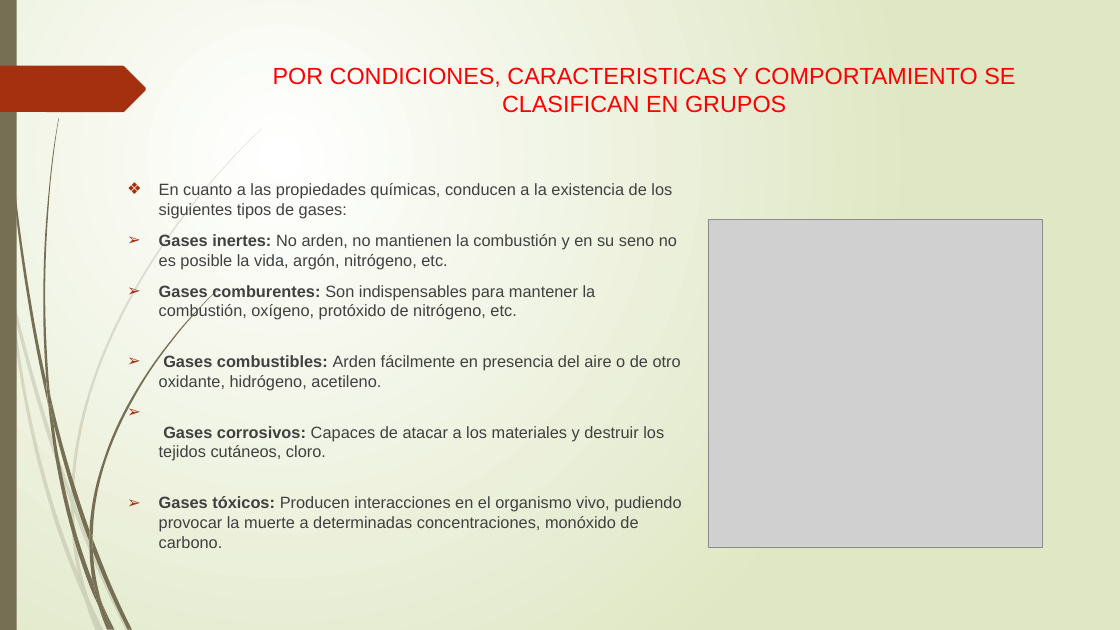
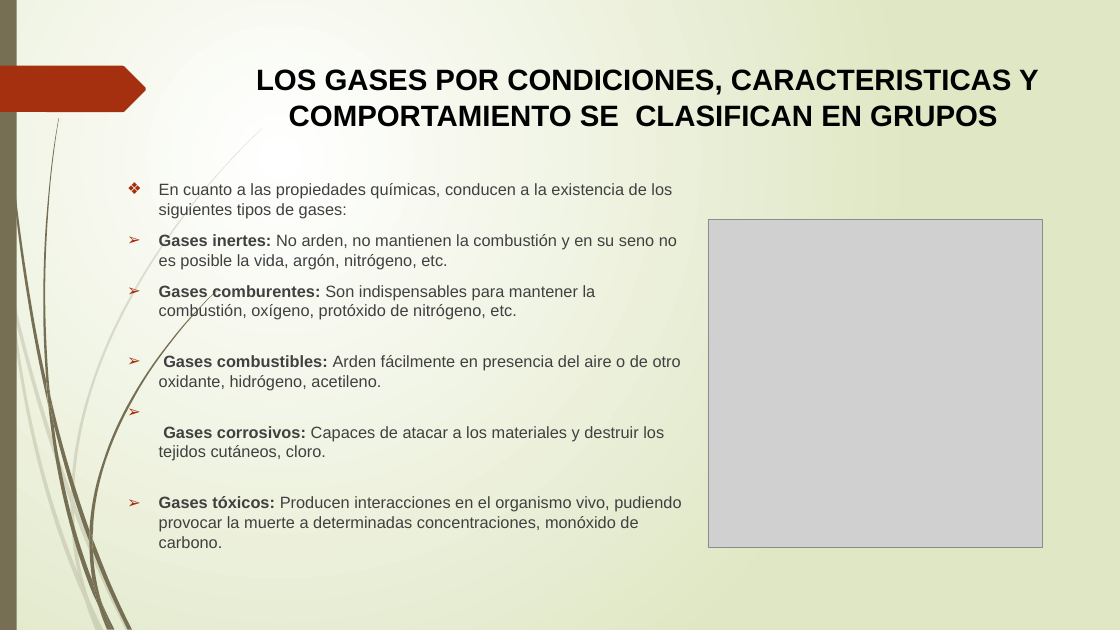
Before and after one commit to IvanRivera771/Documentos-GIT, a slide deck: slide 10 of Trabajo de Investigación Gases.pptx (slide 13 before the commit). Drawn at 1120x630 pixels with LibreOffice and Linux fonts; fonts in the diff are those of the drawing; grey boxes stand for pictures. Boxes give left, top, right and bottom in pixels: in the first picture for what was removed or moved away, otherwise in the second. Text is boxed around its words. In the diff, an @@ line names an element or a change of style, - is before the commit and + after.

Commit message:
gases quimica

```diff
--- a/Trabajo de Investigación Gases.pptx
+++ b/Trabajo de Investigación Gases.pptx
@@ title at box(256, 69, 1039, 127): text changed; size 20 to 25.2 pt; text colour #FF0000 to #000000; bold on @@
-POR CONDICIONES, CARACTERISTICAS Y COMPORTAMIENTO SE CLASIFICAN EN GRUPOS
+LOS GASES POR CONDICIONES, CARACTERISTICAS Y COMPORTAMIENTO SE CLASIFICAN EN GRUPOS
```
Also in this commit, not shown: 2 other slides changed, 19 slides added, 6 slides removed, 1 other file.
